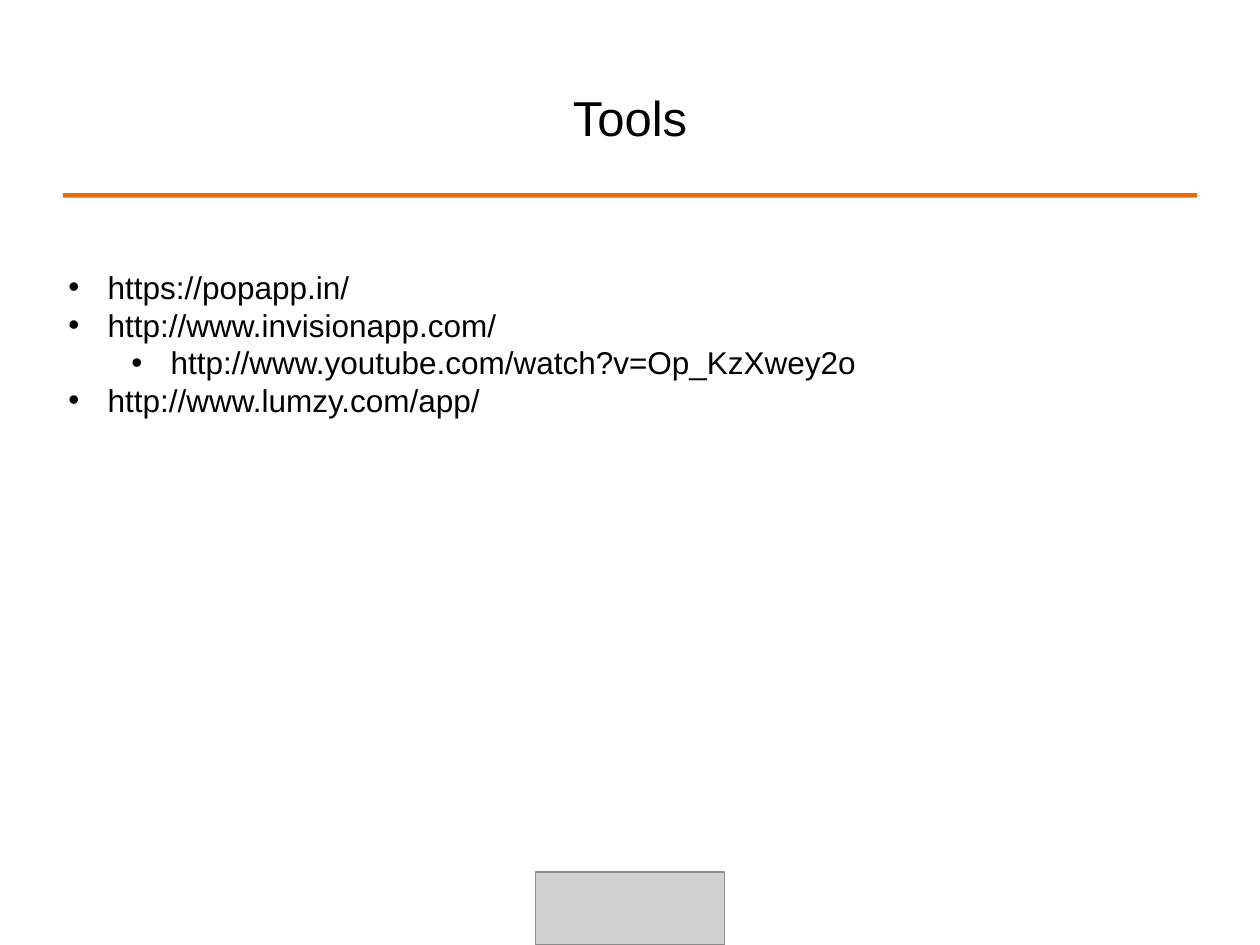
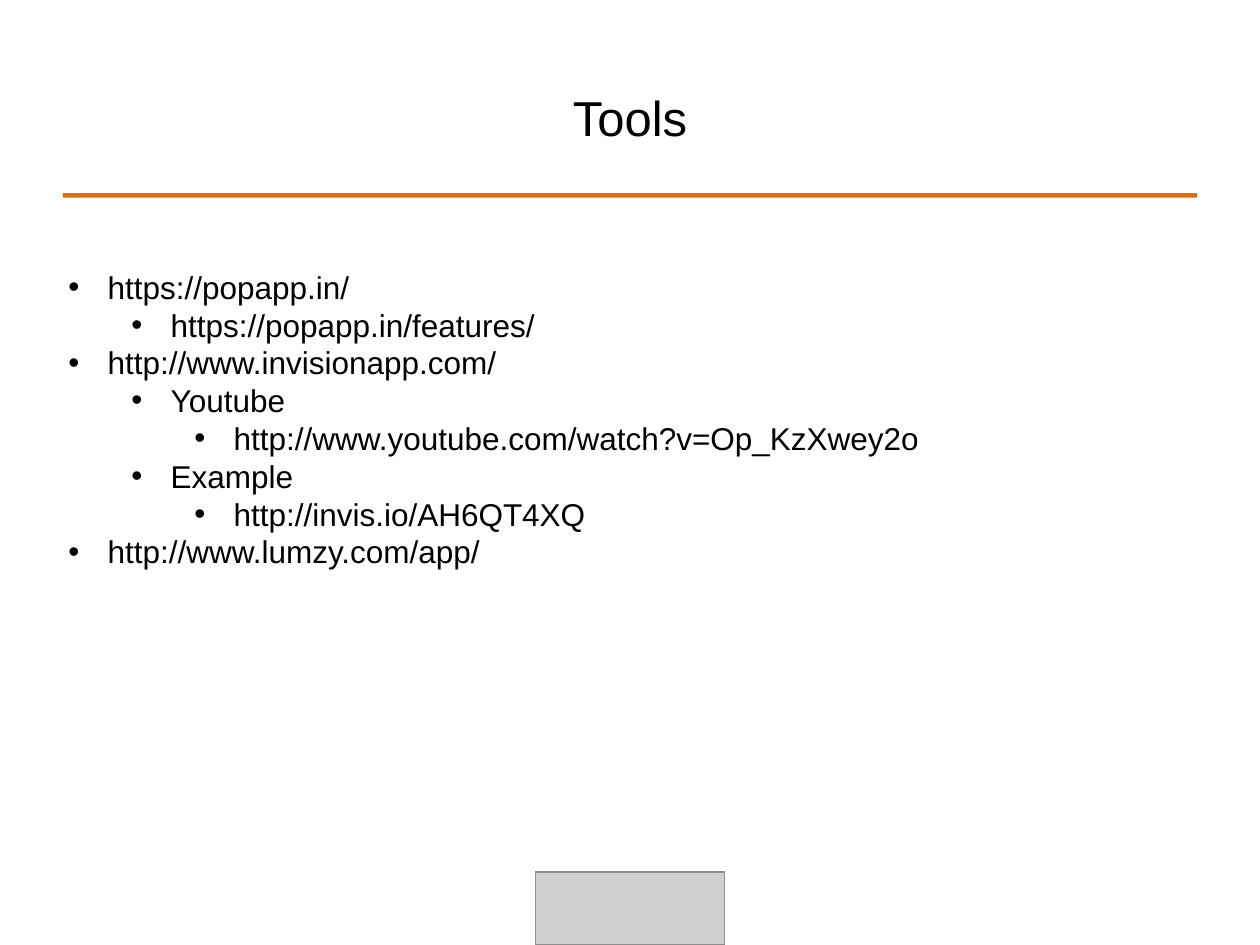
Before and after one commit to ALPHACamp/Camp-3-iOS-Dev, a slide deck: slide 30 of Class presentation/Week1 - Shyne/10-07-2014.ppt (slide 28 before the commit). Drawn at 1260x945 pixels with LibreOffice and Linux fonts; fonts in the diff are those of the drawing; grey boxes stand for pictures. Boxes give left, top, right and bottom in pixels: in the first picture for what was removed or moved away, otherwise in the second. Text is boxed around its words. In the diff, an @@ line names an element or a change of style, - is before the commit and + after.

```diff
--- a/Class presentation/Week1 - Shyne/10-07-2014.ppt
+++ b/Class presentation/Week1 - Shyne/10-07-2014.ppt
@@ text at bbox=[171, 314, 535, 343]: paragraph added @@
+  • https://popapp.in/features/
@@ text at bbox=[171, 389, 285, 413]: paragraph added @@
+  • Youtube
@@ text at bbox=[234, 427, 919, 456]: list level 2 to 3 in "http://www.youtube.com/watch?v=Op_KzXwey2o" @@
@@ text at bbox=[171, 465, 586, 532]: paragraphs added @@
+  • Example
+    • http://invis.io/AH6QT4XQ
```
Also in this commit, not shown: 7 other slides changed, 2 slides added, 2 other files.
